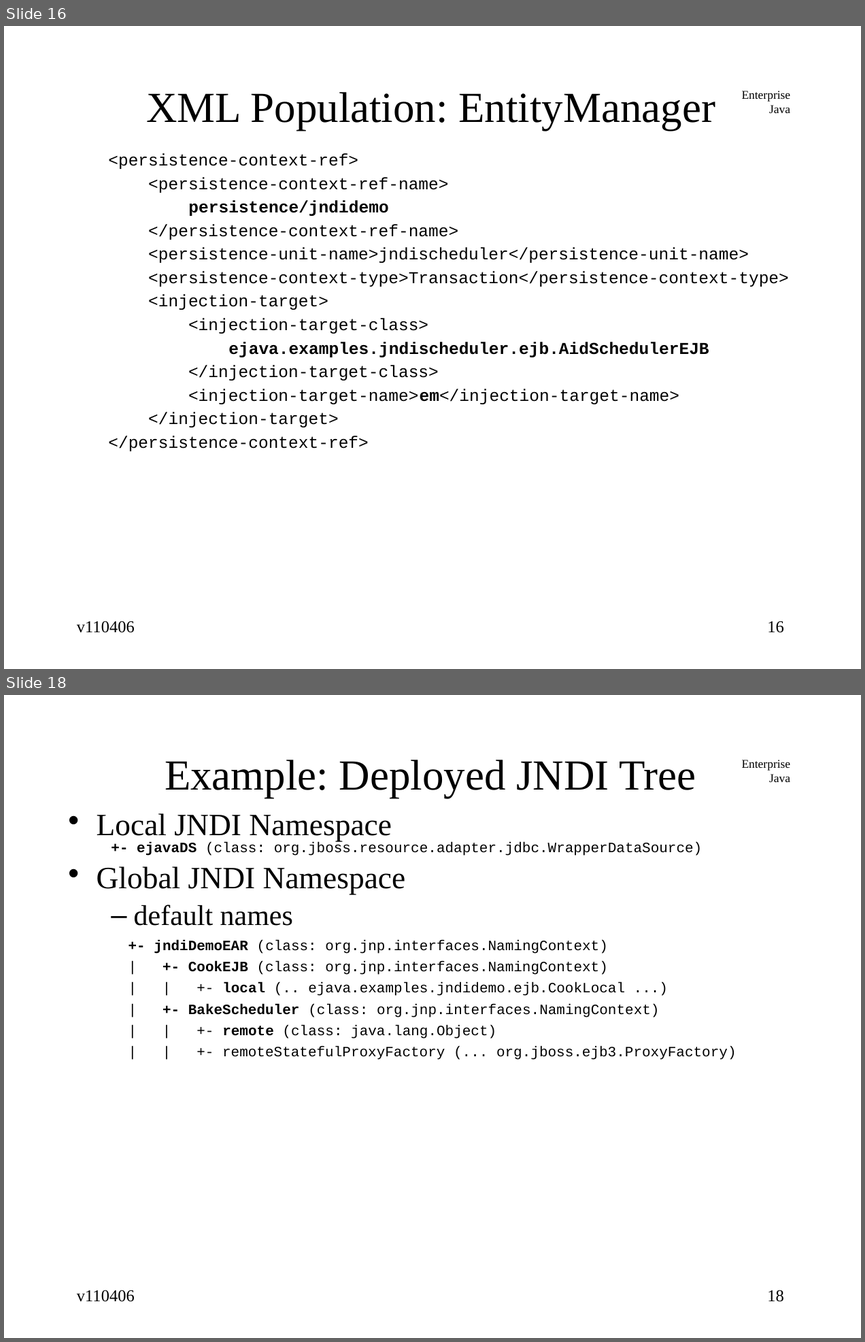
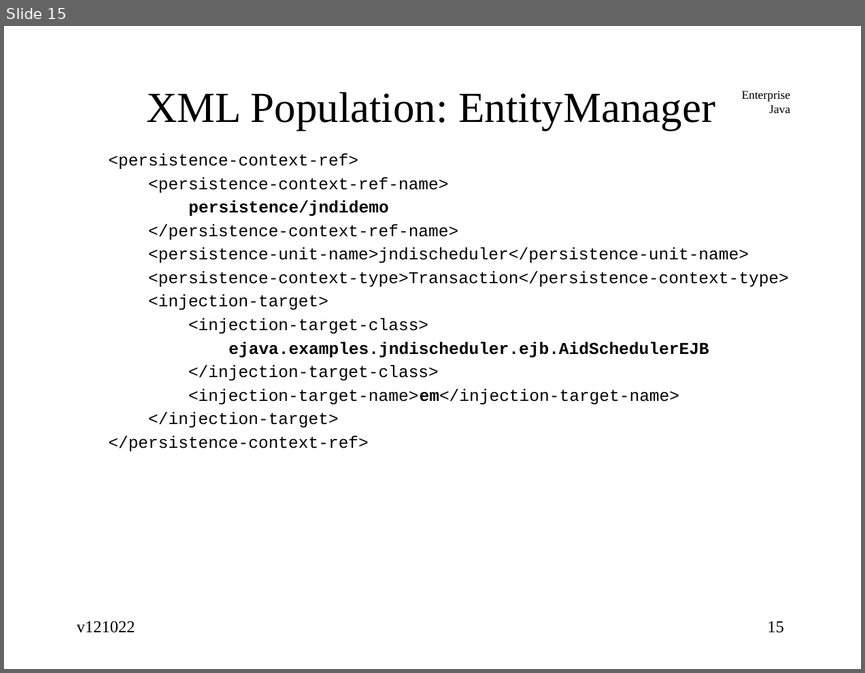
Before and after one commit to jcstaff/ejava-javaee, a slide deck: jndiDemo/src/site/resources/lectures/jndiENC.ppt. Shown one above the other, each under a label of ours: slides 16 and 18 before the commit, slide 15 after it; the slides between them are not shown. The pictures are 865x1342 and 865x673 pixels, drawn with LibreOffice and Linux fonts; fonts in the diff are those of the drawing. Boxes give left, top, right and bottom in pixels: in the first picture for what was removed or moved away, otherwise in the second. Text is boxed around its words. In the diff, an @@ line names an element or a change of style, - is before the commit and + after.

```diff
--- a/jndiDemo/src/site/resources/lectures/jndiENC.ppt
+++ b/jndiDemo/src/site/resources/lectures/jndiENC.ppt
@@ slide 18 removed at box(4, 695, 861, 1338), background #FFFFFF; not listed: 1 template element that a slide beside it also shows @@
@@ title removed at box(164, 760, 696, 798) @@
-Example: Deployed JNDI Tree
@@ text removed at box(96, 813, 736, 1059) @@
-• Local JNDI Namespace
-  +- ejavaDS (class: org.jboss.resource.adapter.jdbc.WrapperDataSource)
-• Global JNDI Namespace
-  – default names
-  +- jndiDemoEAR (class: org.jnp.interfaces.NamingContext)
-  | +- CookEJB (class: org.jnp.interfaces.NamingContext)
-  | | +- local (.. ejava.examples.jndidemo.ejb.CookLocal ...)
-  | +- BakeScheduler (class: org.jnp.interfaces.NamingContext)
-  | | +- remote (class: java.lang.Object)
-  | | +- remoteStatefulProxyFactory (... org.jboss.ejb3.ProxyFactory)
@@ text removed at box(77, 1289, 135, 1302) @@
-v110406
@@ page number removed at box(767, 1289, 784, 1302) @@
-18
@@ what was slide 16 is now slide 15 @@
@@ slide 15 changed as well @@
@@ text at box(77, 620, 135, 633): text changed @@
-v110406
+v121022
@@ page number at box(767, 621, 784, 633): text changed @@
-16
+15
```
Also in this commit, not shown: 23 other slides changed, 12 slides added.
